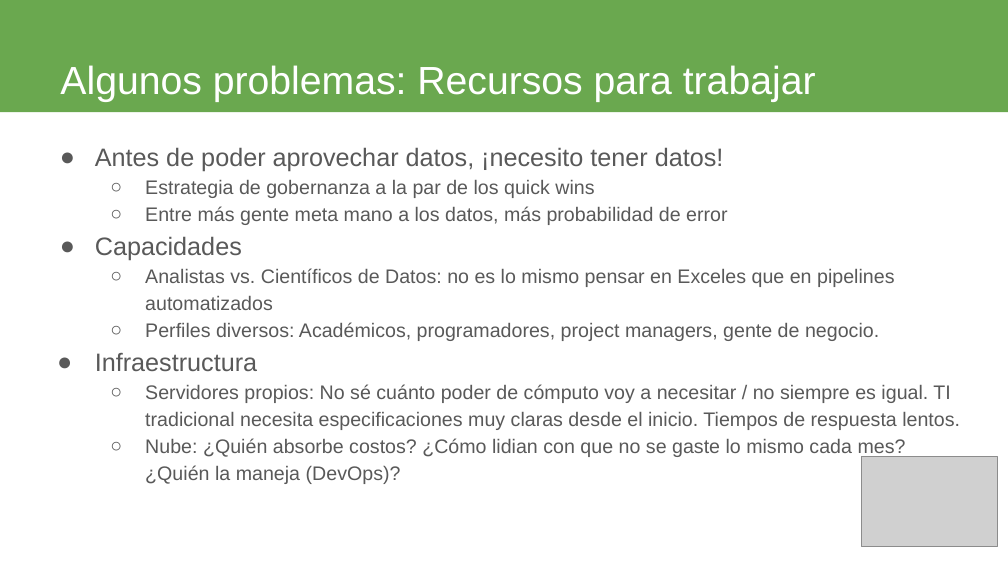
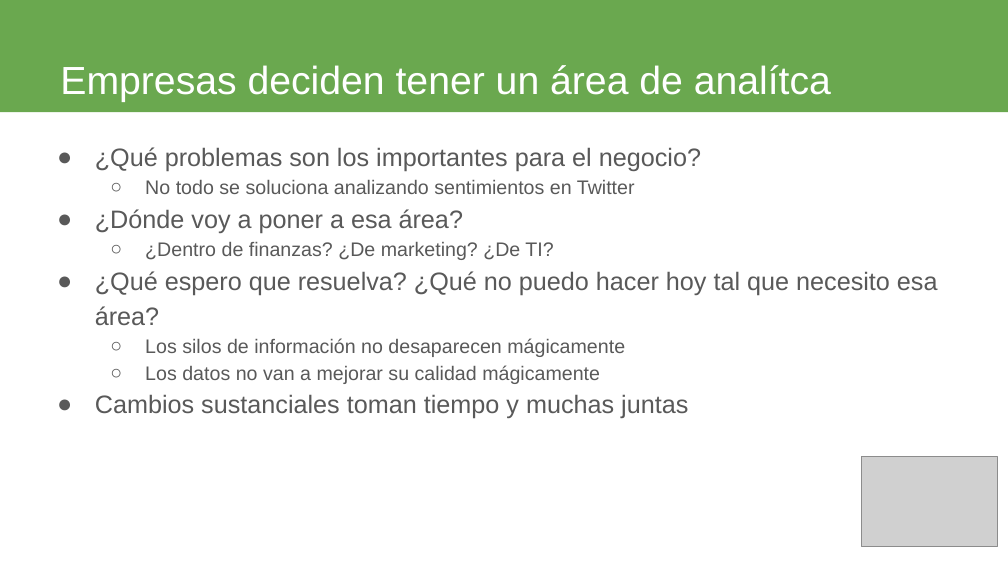
Before and after one commit to jbarbosat/mis-desmadres, a slide deck: slide 7 of presentaciones/wids-2019/presentacion.odp. Drawn at 1008x567 pixels with LibreOffice and Linux fonts; fonts in the diff are those of the drawing; grey boxes stand for pictures. Boxes give left, top, right and bottom in pixels: in the first picture for what was removed or moved away, otherwise in the second. Text is boxed around its words. In the diff, an @@ line names an element or a change of style, - is before the commit and + after.

```diff
--- a/presentaciones/wids-2019/presentacion.odp
+++ b/presentaciones/wids-2019/presentacion.odp
@@ title at (60, 65, 831, 102): text changed @@
-Algunos problemas: Recursos para trabajar
+Empresas deciden tener un área de analítca
@@ text at (95, 147, 938, 418): text changed; size 14 to 18 pt @@
-● Antes de poder aprovechar datos, ¡necesito tener datos!
-  ○ Estrategia de gobernanza a la par de los quick wins
-  ○ Entre más gente meta mano a los datos, más probabilidad de error
-● Capacidades
-  ○ Analistas vs. Científicos de Datos: no es lo mismo pensar en Exceles que en pipelines automatizados
-  ○ Perfiles diversos: Académicos, programadores, project managers, gente de negocio.
-● Infraestructura
-  ○ Servidores propios: No sé cuánto poder de cómputo voy a necesitar / no siempre es igual. TI tradicional necesita especificaciones muy claras desde el inicio. Tiempos de respuesta lentos.
-  ○ Nube: ¿Quién absorbe costos? ¿Cómo lidian con que no se gaste lo mismo cada mes? ¿Quién la maneja (DevOps)?
+● ¿Qué problemas son los importantes para el negocio?
+  ○ No todo se soluciona analizando sentimientos en Twitter
+● ¿Dónde voy a poner a esa área?
+  ○ ¿Dentro de finanzas? ¿De marketing? ¿De TI?
+● ¿Qué espero que resuelva? ¿Qué no puedo hacer hoy tal que necesito esa área?
+  ○ Los silos de información no desaparecen mágicamente
+  ○ Los datos no van a mejorar su calidad mágicamente
+● Cambios sustanciales toman tiempo y muchas juntas
```
Also in this commit, not shown: 8 other slides changed, 8 slides added, 3 slides removed.
